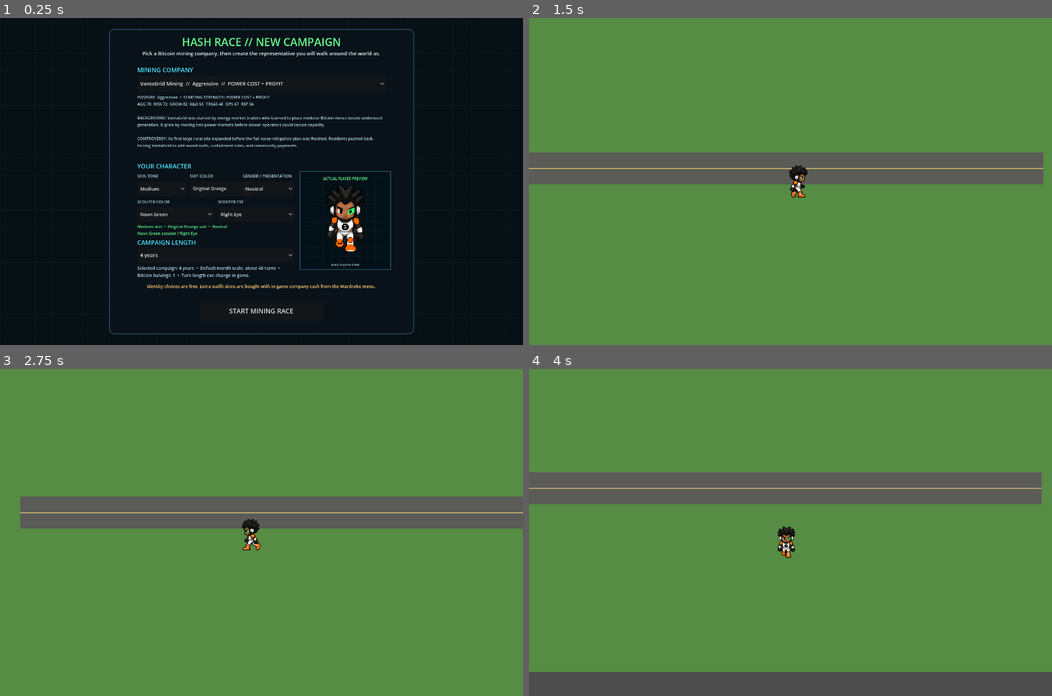
Above: before the commit, frames 1-4 (two rows, left to right).
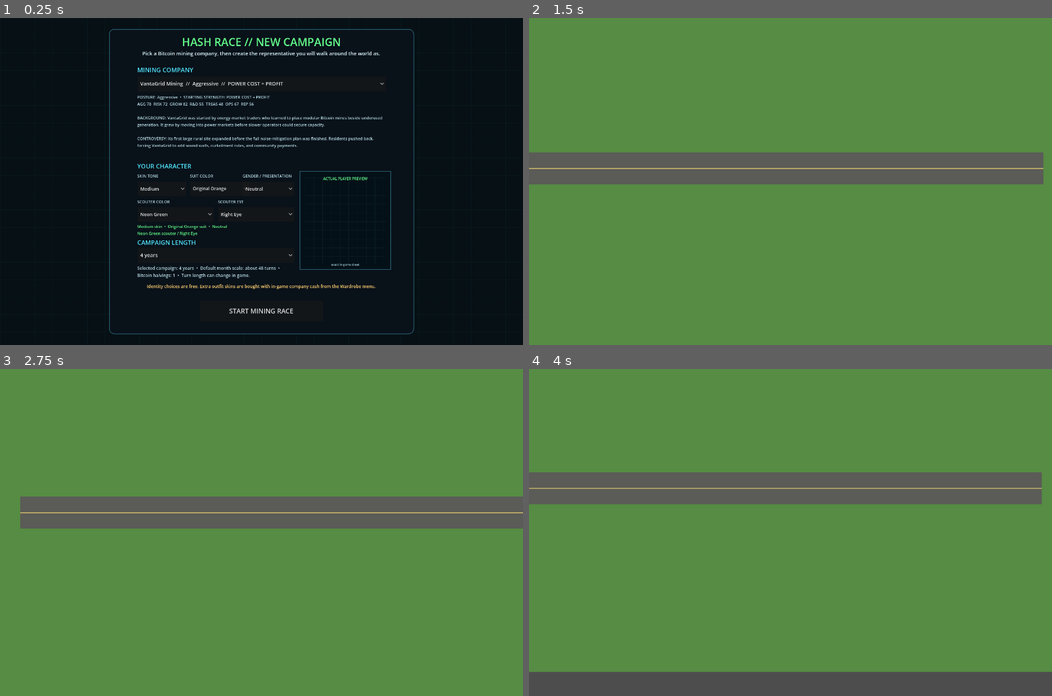
Above: after the commit, the same moments.

Repository: 1freetech/HashRace
Game: Godot game, scene res://scenes/campaign_setup.tscn
The game is run twice, just before and just after one commit, with the same random seed, the same clock (stepped at 60 frames per second) and the same inputs.
Inputs (mouse positions are in pixels of both pictures, inside the frame that each line leads up to):
- Up to frame 1 (0.25 s): no input
- Up to frame 2 (1.5 s): click "START MINING RACE" at 0.5 s; tap Enter (ui_accept) at 1.25 s; move the mouse to (905, 165) at 1.27 s; hold D (move_right) from 1.28 s (still down); tap E at 1.35 s; click (905, 165) at 1.42 s
- Up to frame 3 (2.75 s): tap Enter (ui_accept) at 1.52 s; release D (move_right) at 2 s; drag from (156, 548) to (235, 597) at 2.02 s
- Up to frame 4 (4 s): move the mouse to (842, 460) at 2.77 s; hold D (move_right) 2.78-3.5 s; tap 0 at 2.85 s; drag from (764, 597) to (633, 483) at 3.52 s

The runs differ from the first frame. In frame 1, 0.7% of the frame differs, in the area x 62-70%, y 51-72%; in frame 2, 0.2%; in frame 3, 0.2%; in frame 4, 0.2%.
Error before the commit: Invalid access to property or key 'container' on a base object of type 'Dictionary'. (res://scripts/world.gd:176)
Error after the commit: Parse Error: Identifier "WALK_SOURCE_ORDER" not declared in the current scope. (res://scripts/default_player_sprite_sheet.gd:93)

Commit message:
Restore visually proven alternating-leg walk frame order

Diff:
--- a/Godot/scripts/default_player_sprite_sheet.gd
+++ b/Godot/scripts/default_player_sprite_sheet.gd
@@ -5,31 +5,21 @@
 const SHEET_SIZE := Vector2i(1536, 1024)
 const FRAME_SIZE := Vector2i(160, 240)
 const FOOT_ANCHOR := Vector2i(80, 232)
-const WALK_FRAME_COUNT := 7
-const EFFECTIVE_FRAME_COUNT := 32
+const WALK_FRAME_COUNT := 4
+const EFFECTIVE_FRAME_COUNT := 20
 const WALK_FPS := 8.0
 const SHEET_SHA256 := "2a05fdf8fac364b48ae4c0ca5a0a5573a0439a42c7d2c01e372986f5cfdcd211"
 
 # Keep the exact approved 32-pose source binary from current main. Runtime uses
-# eight authored poses per direction (one idle + seven visually distinct walk poses) at 8 FPS.
+# the last visually proven five poses per direction (one idle + four alternating-leg walk poses) at 8 FPS.
 const FRAME_REGIONS := {
     "down": [Rect2i(58,41,125,216), Rect2i(250,40,125,219), Rect2i(434,41,125,217), Rect2i(618,40,124,218), Rect2i(803,41,124,217), Rect2i(983,40,125,218), Rect2i(1167,40,124,219), Rect2i(1354,40,124,218)],
     "left": [Rect2i(60,273,131,221), Rect2i(251,273,128,221), Rect2i(436,273,131,221), Rect2i(618,273,135,221), Rect2i(803,274,131,221), Rect2i(988,273,130,221), Rect2i(1170,274,133,220), Rect2i(1354,274,128,220)],
     "right": [Rect2i(54,511,132,225), Rect2i(246,511,133,225), Rect2i(432,511,133,225), Rect2i(614,511,133,225), Rect2i(802,511,134,225), Rect2i(985,511,137,225), Rect2i(1161,511,142,225), Rect2i(1355,511,133,225)],
     "up": [Rect2i(56,745,131,222), Rect2i(245,745,130,225), Rect2i(431,745,128,225), Rect2i(614,745,130,225), Rect2i(798,745,129,225), Rect2i(979,745,131,225), Rect2i(1163,745,133,225), Rect2i(1354,745,130,222)],
 }
-const EFFECTIVE_SOURCE_INDICES := [0, 1, 2, 3, 4, 5, 6, 7]
-# Visually verified against the authored 32-pose sheet on 2026-09-24.
-# Each row's authored WALK 1-7 sequence visibly exchanges the leading/trailing
-# foot and opposing arm across the stride. Keep this explicit per-facing order;
-# never derive walk order from odd/even numeric parity.
-const WALK_SOURCE_ORDER := {
-    "down": [1, 2, 3, 4, 5, 6, 7],
-    "left": [1, 2, 3, 4, 5, 6, 7],
-    "right": [1, 2, 3, 4, 5, 6, 7],
-    "up": [1, 2, 3, 4, 5, 6, 7],
-}
-
+const EFFECTIVE_SOURCE_INDICES := [0, 1, 3, 5, 7]
+# Proven by the successful walking implementation commit 9f3e8c2: source poses 1,3,5,7 were the visually inspected alternating-leg sequence.\n# Do not replace this with consecutive numeric frames unless a new render proves their leg contents.\nconst WALK_SOURCE_ORDER := {\n    "down": [1, 3, 5, 7],\n    "left": [1, 3, 5, 7],\n    "right": [1, 3, 5, 7],\n    "up": [1, 3, 5, 7],\n}\n
 static func load_texture() -> Texture2D:
     # Runtime only accepts Godot's imported project resource. Do not fall back
     # to filesystem Image.load(): that path is not guaranteed in exported games.
@@ -50,7 +40,7 @@
 
     # Work only inside the 32 exact source regions. This keeps transparent
     # spacing and every pixel outside a character crop visually untouched. The
-    # runtime uses all eight authored poses per direction, so all 32 regions need
+    # runtime uses the five visually proven poses per direction, so those 20 regions need
     # a derived palette texture.
     for facing in ["down", "left", "right", "up"]:
         var regions: Array = FRAME_REGIONS[facing]
